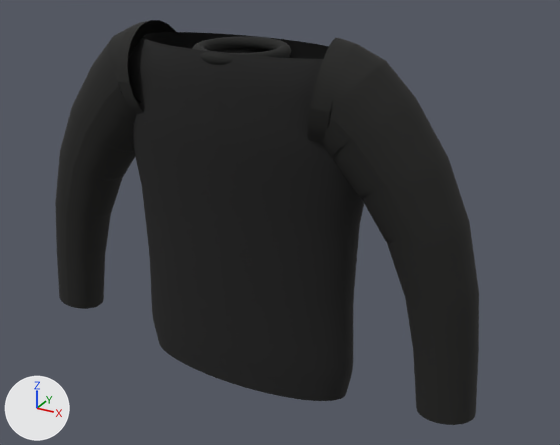
The glTF model public/models/longsleeve-racing.glb as it was, and as the next commit left it.
Camera for both pictures: a 50 mm camera at (1.192, -1.934, 0.941) aimed at (0.106, 0.04, -0.046). Lighting does not change. The marker at lower left points along +X, +Y and +Z. The first picture is the older version. Where no turn or scale is listed for an object, it has been applied to the vertices. Vertices at exactly the same position are counted once.

The first picture shows 'collar', 'sleeve_L', 'sleeve_R', 'torso'.
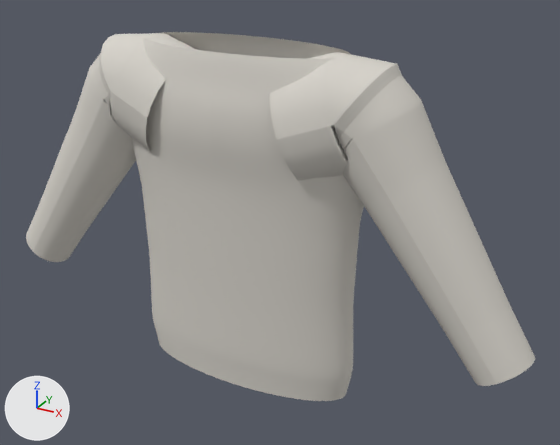
Location of each change, [x1, y1, x2, y2] in pixels of the pictures (560 x 445 px):
'torso', recoloured (black to light grey): [133, 32, 364, 401] in both
'sleeve_R', recoloured, reshaped (54% wider, 14% shorter): before [307, 38, 479, 425]; after [270, 52, 535, 386]
'sleeve_L', recoloured, reshaped (black to light grey): before [55, 20, 186, 309]; after [26, 33, 196, 262]
'collar', recoloured: [192, 36, 291, 65] in both

The change in detail:
Material 'Material_0' (mat_material_0) changes colour from black #171717 to light grey #d8d4cc; in linear values from (0.00857, 0.00857, 0.00857) to (0.687, 0.658, 0.604).
Material 'Material_1' (mat_material_1) changes colour from black #1a1a18 to light grey #d8d4cc; in linear values from (0.0103, 0.0103, 0.00913) to (0.687, 0.658, 0.604).
Material 'Material_2' (mat_material_2) changes colour from black #1a1a18 to light grey #d8d4cc; in linear values from (0.0103, 0.0103, 0.00913) to (0.687, 0.658, 0.604).
Material 'Material_3' (mat_material_3) changes colour from black #111210 to light grey #d8d4cc; in linear values from (0.00561, 0.00605, 0.00518) to (0.687, 0.658, 0.604).
me_mesh_1 is used by ob_sleeve_l; location (0.0, 0.0, 0.0).
me_mesh_1 had 2040 vertices, 4032 faces and spanned x -0.798..-0.238, y -0.149..0.117, z -0.509..0.558.
me_mesh_1 now has 2040 vertices, 4032 faces and spans x -0.936..-0.138, y -0.181..0.153, z -0.367..0.516.
me_mesh_1 part 1: 2040 of 2040 vertices moved; they spanned x -0.798..-0.238, y -0.149..0.117, z -0.509..0.558 and now span x -0.936..-0.138, y -0.181..0.153, z -0.367..0.516; mean shift (0.012, 0.011, 0.076).
me_mesh_2 is used by ob_sleeve_r; location (0.0, 0.0, 0.0).
me_mesh_2 had 2040 vertices, 4032 faces and spanned x 0.238..0.798, y -0.149..0.117, z -0.509..0.558.
me_mesh_2 now has 2040 vertices, 4032 faces and spans x 0.138..0.936, y -0.181..0.153, z -0.367..0.516.
me_mesh_2 part 2: 2040 of 2040 vertices moved; they spanned x 0.238..0.798, y -0.149..0.117, z -0.509..0.558 and now span x 0.138..0.936, y -0.181..0.153, z -0.367..0.516; mean shift (-0.012, 0.011, 0.076).
